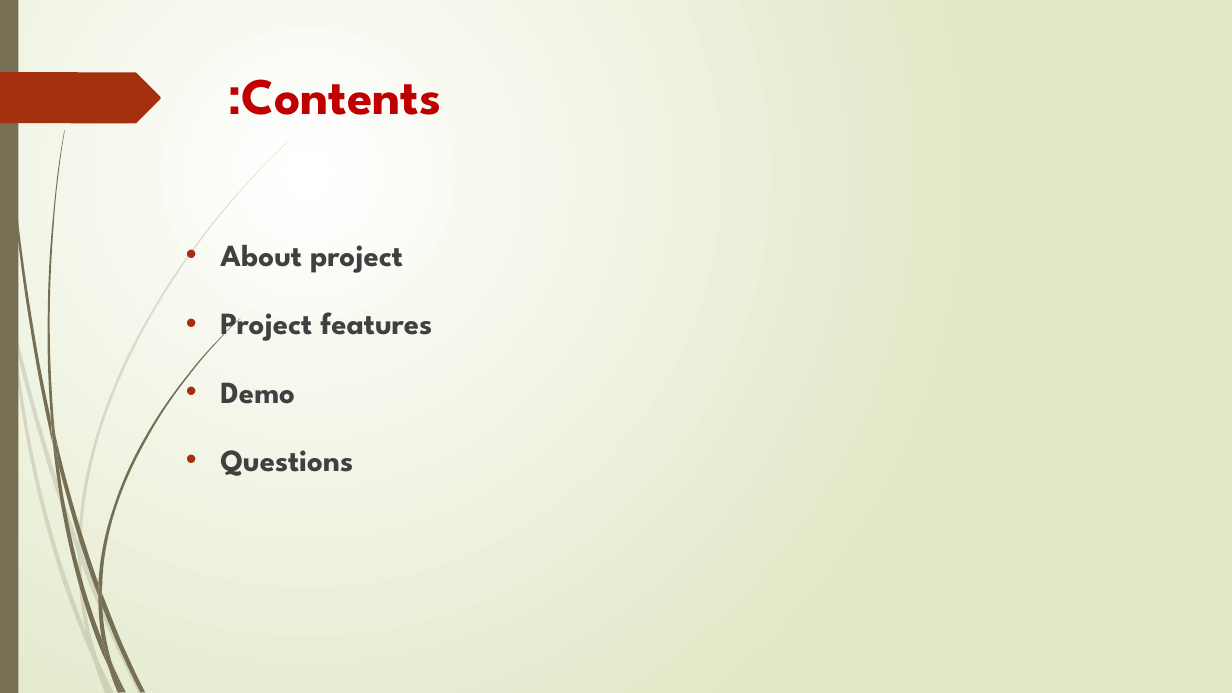
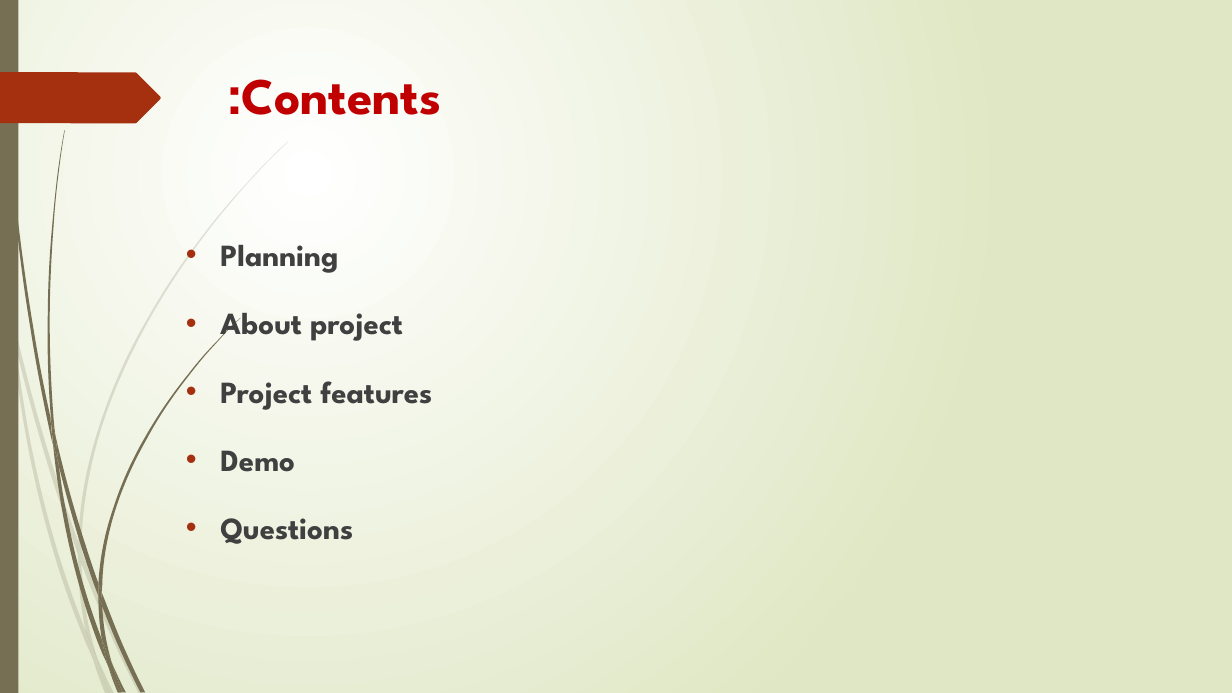
Before and after one commit to FaresAbuIram/stickynote, a slide deck: slide 2 of presnt/Developers.pptx (slide 3 before the commit). Drawn at 1232x693 pixels with LibreOffice and Linux fonts; fonts in the diff are those of the drawing. Boxes give left, top, right and bottom in pixels: in the first picture for what was removed or moved away, otherwise in the second. Text is boxed around its words. In the diff, an @@ line names an element or a change of style, - is before the commit and + after.

```diff
--- a/presnt/Developers.pptx
+++ b/presnt/Developers.pptx
@@ text at box(220, 245, 338, 273): paragraph added @@
+• Planning
```
Also in this commit, not shown: 2 other slides changed, 8 slides added, 1 slide removed, 2 other files.
